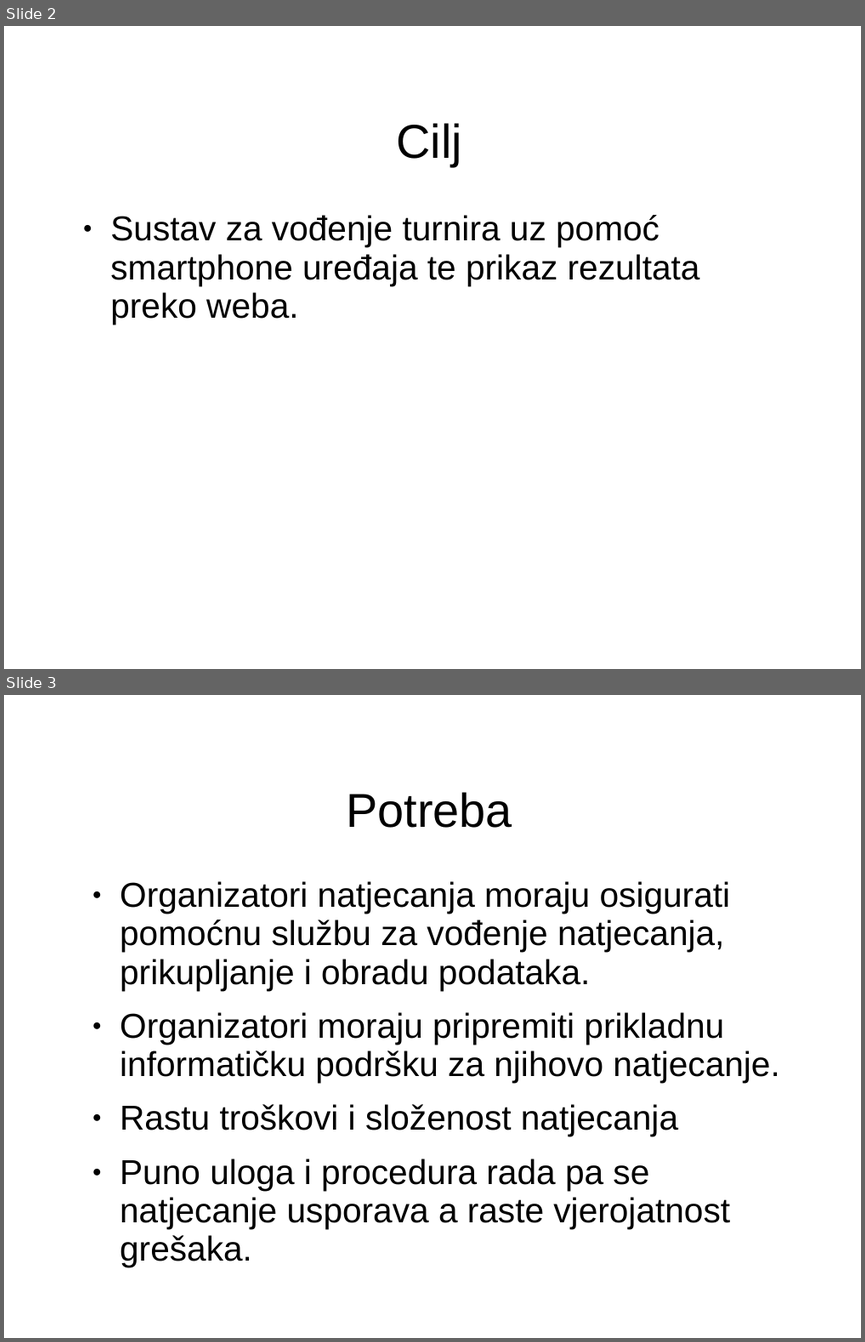
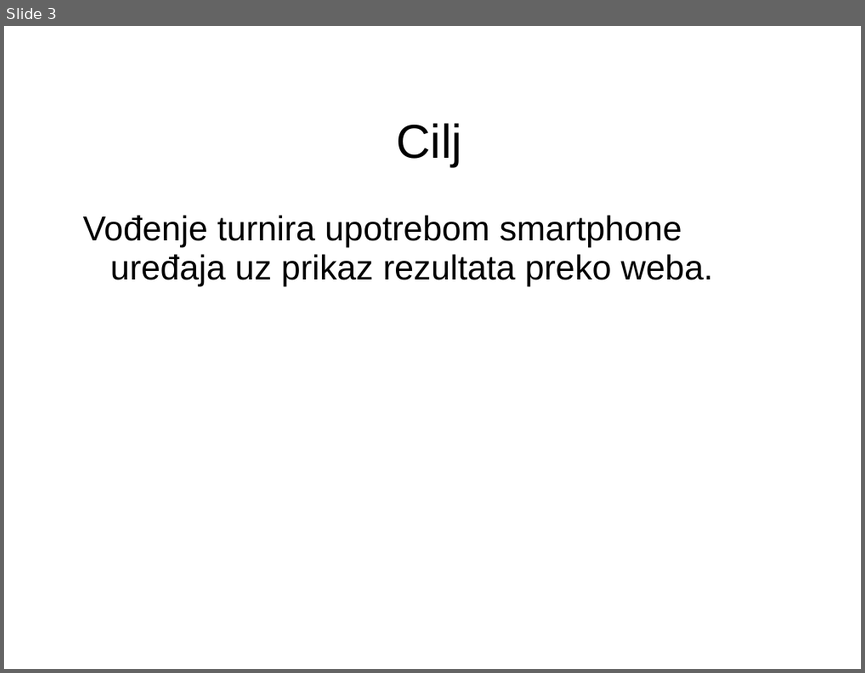
Before and after one commit to vidra74/Futura, a slide deck: Futura_StartUp.ppt. Shown one above the other, each under a label of ours: slides 2 and 3 before the commit, slide 3 after it. The pictures are 865x1342 and 865x673 pixels, drawn with LibreOffice and Linux fonts; fonts in the diff are those of the drawing; background and template pictures are left out. Boxes give left, top, right and bottom in pixels: in the first picture for what was removed or moved away, otherwise in the second. Text is boxed around its words. In the diff, an @@ line names an element or a change of style, - is before the commit and + after.

```diff
--- a/Futura_StartUp.ppt
+++ b/Futura_StartUp.ppt
@@ slide 3 removed at <box>4,695,861,1338</box>, background picture (left out) @@
@@ title removed at <box>346,792,512,828</box> @@
-Potreba
@@ text removed at <box>120,881,779,1267</box> @@
-● Organizatori natjecanja moraju osigurati pomoćnu službu za vođenje natjecanja, prikupljanje i obradu podataka.
-● Organizatori moraju pripremiti prikladnu informatičku podršku za njihovo natjecanje.
-● Rastu troškovi i složenost natjecanja
-● Puno uloga i procedura rada pa se natjecanje usporava a raste vjerojatnost grešaka.
@@ what was slide 2 is now slide 3 @@
@@ slide 3 changed as well @@
@@ text at <box>83,215,713,285</box>: text changed @@
-● Sustav za vođenje turnira uz pomoć smartphone uređaja te prikaz rezultata preko weba.
+Vođenje turnira upotrebom smartphone uređaja uz prikaz rezultata preko weba.
```
Also in this commit, not shown: 3 other slides changed, 2 slides added, 2 other slides removed, 4 other files.
